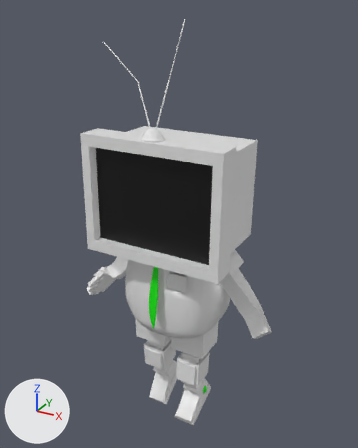
Renders of the Blender file Assets/RobotCharacter.blend from each side of a commit.
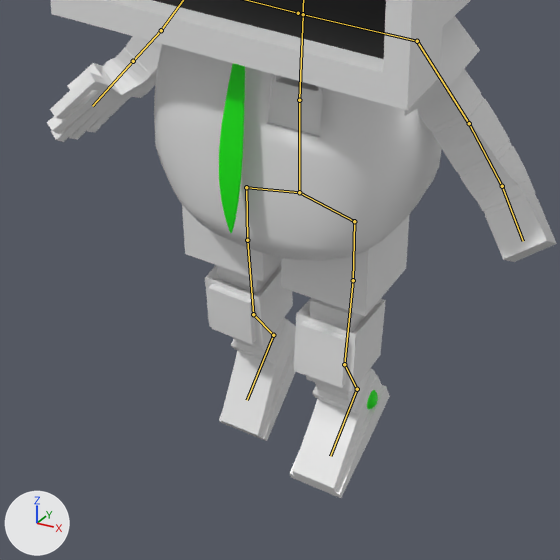
Each version is shown whole from a camera (50 mm lens) standing at (3.54, -6.13, 6.69) and looking at (-0.04, 0.39, 3.44), then close up on the part from 19% to 76% of the width and 54% to 100% of the height. Every picture has the same lights, and +X, +Y and +Z are marked at lower left. Both versions are drawn at frame 0 of the action 'Walk'; the numbers are the values there. The bones that bend it are drawn over the model as lines in the close-ups.
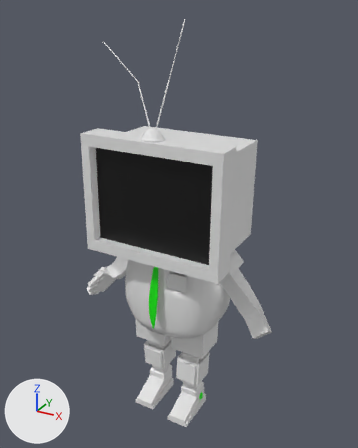
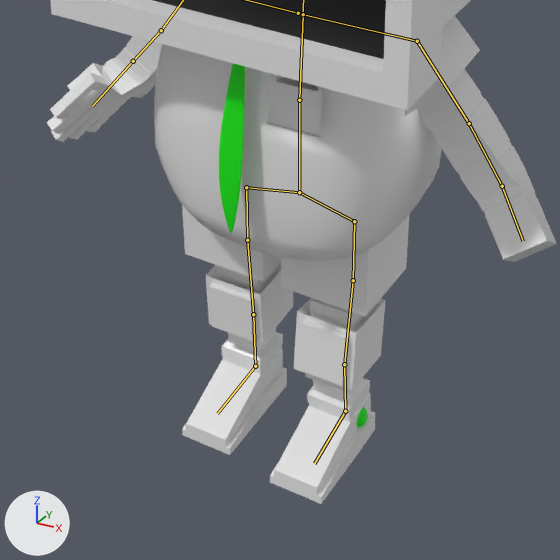
Location of each change, (x1, y1, x2, y2) in pixels of the close-ups (560 x 560 px):
```json
{"object": "Cube.012", "change": "posed", "before": [47, 0, 557, 498], "after": [47, 0, 557, 504]}
{"bone": "ankel.l", "before": "(344, 364) to (357, 389)", "after": "(344, 364) to (345, 411)"}
{"bone": "ankel.r", "before": "(253, 314) to (273, 335)", "after": "(253, 314) to (255, 366)"}
```

Edits to the scene script, one JSON object a line:
```json
{"block": "bone_ankel_l", "where": "bone_ankel_l = bpy.data.objects['Armature'].pose.bones['ankel.l']  # child of 'knee.l'"}
{"op": "set", "path": "bone_ankel_l.rotation_quaternion", "old": "(0.95, 0.0, -0.009, 0.311)", "new": "(0.994, 0.0, -0.003, 0.111)", "note": "degrees (0, -1, 36) -> degrees (0, 0, 13)"}
{"block": "bone_ankel_r", "where": "bone_ankel_r = bpy.data.objects['Armature'].pose.bones['ankel.r']  # child of 'knee.r'"}
{"op": "set", "path": "bone_ankel_r.rotation_quaternion", "old": "(0.96, 0.0, 0.008, -0.279)", "new": "(0.999, 0.0, -0.001, 0.033)", "note": "degrees (0, 1, -32) -> degrees (0, 0, 4)"}
```
